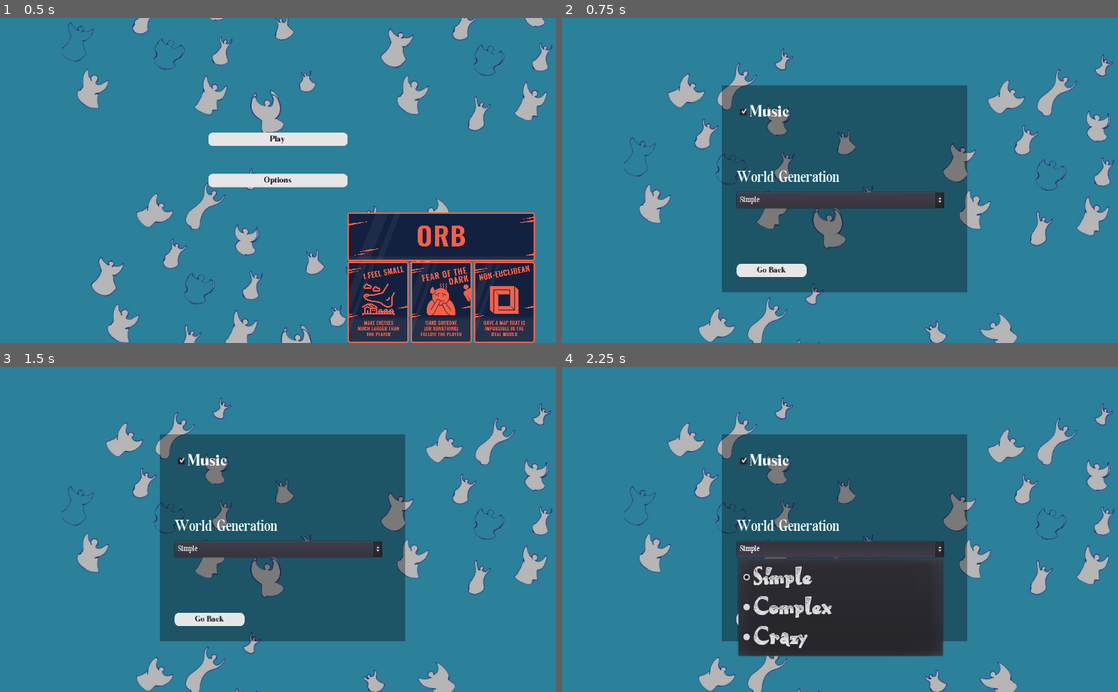
Above: before the commit, frames 1-4 (two rows, left to right).
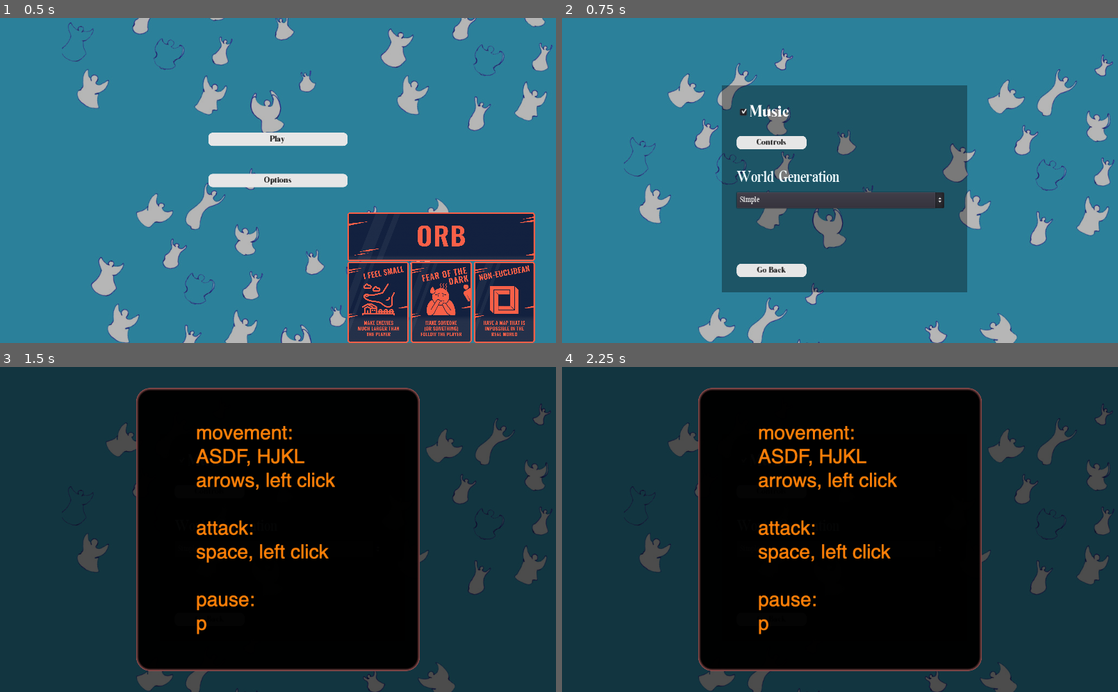
Above: after the commit, the same moments.

Repository: matheusfillipe/Unborn
Game: Godot game, scene res://scenes/Menu.tscn
The game is run twice, just before and just after one commit, with the same random seed, the same clock (stepped at 60 frames per second) and the same inputs. Sound files missing from this copy of the repository are replaced by a short silence.
Inputs (mouse positions are in pixels of both pictures, inside the frame that each line leads up to):
- Up to frame 1 (0.5 s): no input
- Up to frame 2 (0.75 s): click "Options" at 0.5 s
- Up to frame 3 (1.5 s): click (211, 490) at 1.25 s, where only the run after the commit has a clickable "Controls"
- Up to frame 4 (2.25 s): click "Simple" at 2 s

Frame 1 is identical in both runs. In frame 2, 0.5% of the frame differs, in the area x 31-44%, y 36-41%; in frame 3, 100%, in the area x 0-100%, y 0-100%; in frame 4, 100%.

Commit message:
Popup with controls

Diff:
--- a/scenes/Heaven.tscn
+++ b/scenes/Heaven.tscn
@@ -25,9 +25,9 @@
 [node name="Text" type="Label" parent="."]
 anchor_right = 1.0
 margin_left = 8.0
-margin_top = 271.0
+margin_top = 177.0
 margin_right = -12.0
-margin_bottom = 477.0
+margin_bottom = 383.0
 theme = ExtResource( 4 )
 align = 1
 autowrap = true
--- a/scenes/Hell.tscn
+++ b/scenes/Hell.tscn
@@ -29,9 +29,9 @@
 [node name="Text" type="Label" parent="."]
 anchor_right = 1.0
 margin_left = 8.0
-margin_top = 271.0
+margin_top = 173.0
 margin_right = -12.0
-margin_bottom = 477.0
+margin_bottom = 379.0
 theme = ExtResource( 4 )
 align = 1
 autowrap = true
--- a/scenes/Options.tscn
+++ b/scenes/Options.tscn
@@ -7,6 +7,7 @@
 [ext_resource path="res://resources/Intro.tres" type="Theme" id=5]
 [ext_resource path="res://scripts/OptionsMenu.gd" type="Script" id=6]
 [ext_resource path="res://resources/TiffanyLaurenceRegular-MVlpP.ttf" type="DynamicFontData" id=7]
+[ext_resource path="res://assets/helptransparent.png" type="Texture" id=8]
 
 [sub_resource type="DynamicFont" id=1]
 size = 30
@@ -15,6 +16,33 @@
 [sub_resource type="DynamicFont" id=5]
 size = 30
 font_data = ExtResource( 7 )
+
+[sub_resource type="DynamicFont" id=6]
+outline_size = 1
+use_mipmaps = true
+use_filter = true
+font_data = ExtResource( 1 )
+
+[sub_resource type="StyleBoxFlat" id=7]
+corner_radius_top_left = 8
+corner_radius_top_right = 8
+corner_radius_bottom_right = 8
+corner_radius_bottom_left = 8
+
+[sub_resource type="StyleBoxFlat" id=8]
+bg_color = Color( 0.282353, 0.282353, 0.282353, 1 )
+corner_radius_top_left = 8
+corner_radius_top_right = 8
+corner_radius_bottom_right = 8
+corner_radius_bottom_left = 8
+
+[sub_resource type="StyleBoxFlat" id=9]
+bg_color = Color( 0.905882, 0.905882, 0.905882, 1 )
+border_color = Color( 1, 0, 0, 1 )
+corner_radius_top_left = 8
+corner_radius_top_right = 8
+corner_radius_bottom_right = 8
+corner_radius_bottom_left = 8
 
 [sub_resource type="DynamicFont" id=2]
 outline_size = 1
@@ -34,6 +62,19 @@
 corner_radius_top_right = 8
 corner_radius_bottom_right = 8
 corner_radius_bottom_left = 8
+
+[sub_resource type="StyleBoxFlat" id=10]
+bg_color = Color( 0, 0, 0, 0.98 )
+border_width_left = 5
+border_width_top = 5
+border_width_right = 5
+border_width_bottom = 5
+border_color = Color( 0.572549, 0.309804, 0.309804, 1 )
+border_blend = true
+corner_radius_top_left = 25
+corner_radius_top_right = 25
+corner_radius_bottom_right = 25
+corner_radius_bottom_left = 25
 
 [node name="Options" type="Control"]
 anchor_right = 1.0
@@ -86,6 +127,26 @@
 items = [ "Simple", null, false, 0, null, "Complex", null, false, 1, null, "Crazy", null, false, 2, null ]
 selected = 0
 
+[node name="Controls" type="Button" parent="."]
+anchor_left = 0.5
+anchor_top = 0.5
+anchor_right = 0.5
+anchor_bottom = 0.5
+margin_left = -190.0
+margin_top = -82.0
+margin_right = -62.0
+margin_bottom = -58.0
+custom_colors/font_color_disabled = Color( 0, 0, 0, 1 )
+custom_colors/font_color_focus = Color( 0, 0, 0, 1 )
+custom_colors/font_color = Color( 0, 0, 0, 1 )
+custom_colors/font_color_hover = Color( 0, 0, 0, 1 )
+custom_colors/font_color_pressed = Color( 0, 0, 0, 1 )
+custom_fonts/font = SubResource( 6 )
+custom_styles/hover = SubResource( 7 )
+custom_styles/pressed = SubResource( 8 )
+custom_styles/normal = SubResource( 9 )
+text = "Controls"
+
 [node name="Back" type="Button" parent="."]
 anchor_left = 0.5
 anchor_top = 0.5
@@ -106,6 +167,26 @@
 custom_styles/normal = ExtResource( 2 )
 text = "Go Back"
 
+[node name="PopupDialog" type="PopupPanel" parent="."]
+anchor_left = 0.5
+anchor_top = 0.5
+anchor_right = 0.5
+anchor_bottom = 0.5
+margin_left = -260.0
+margin_top = -260.0
+margin_right = 260.0
+margin_bottom = 260.0
+custom_styles/panel = SubResource( 10 )
+
+[node name="TextureRect" type="TextureRect" parent="PopupDialog"]
+margin_left = 5.0
+margin_top = 5.0
+margin_right = 517.0
+margin_bottom = 517.0
+texture = ExtResource( 8 )
+
 [connection signal="toggled" from="Music" to="." method="_on_Music_toggled"]
 [connection signal="item_selected" from="OptionButton" to="." method="_on_OptionButton_item_selected"]
+[connection signal="pressed" from="Controls" to="." method="_on_Controls_pressed"]
 [connection signal="pressed" from="Back" to="." method="_on_Back_pressed"]
+[connection signal="popup_hide" from="PopupDialog" to="." method="_on_PopupDialog_popup_hide"]
--- a/scenes/main.tscn
+++ b/scenes/main.tscn
@@ -53,9 +53,11 @@
 [node name="ParallaxBackground" type="ParallaxBackground" parent="."]
 
 [node name="ParallaxLayer" type="ParallaxLayer" parent="ParallaxBackground"]
+visible = false
 motion_mirroring = Vector2( 2048, 2048 )
 
 [node name="Sprite" type="Sprite" parent="ParallaxBackground/ParallaxLayer"]
+visible = false
 texture = ExtResource( 6 )
 region_enabled = true
 region_rect = Rect2( 0, 0, 2048, 2048 )
@@ -65,8 +67,23 @@
 [node name="WorldEnvironment" type="WorldEnvironment" parent="."]
 environment = SubResource( 1 )
 
-[node name="Clouds" type="Sprite" parent="."]
-position = Vector2( 484, 0 )
+[node name="Backgrounds" type="Node2D" parent="."]
+position = Vector2( 484, 229 )
+
+[node name="Clouds" type="Sprite" parent="Backgrounds"]
+position = Vector2( 0, -833 )
+texture = ExtResource( 6 )
+
+[node name="Clouds2" type="Sprite" parent="Backgrounds"]
+position = Vector2( -2039, -833 )
+texture = ExtResource( 6 )
+
+[node name="Clouds3" type="Sprite" parent="Backgrounds"]
+position = Vector2( 0, 1215 )
+texture = ExtResource( 6 )
+
+[node name="Clouds4" type="Sprite" parent="Backgrounds"]
+position = Vector2( -2039, 1215 )
 texture = ExtResource( 6 )
 
 [node name="Checkpoints" type="Node2D" parent="."]
@@ -77,7 +94,7 @@
 polygon = PoolVector2Array( 3827, -786, 3813, -772, 3935, -647, 3814, -516, 3822, -497, 3947, -633, 4282, -422, 4282, -447 )
 
 [node name="Player" parent="." groups=["orbs"] instance=ExtResource( 3 )]
-position = Vector2( 3499, -621 )
+position = Vector2( -407, 927 )
 collision_brightness_multiplier = 1.2
 
 [node name="Orbs" type="Node2D" parent="."]
--- a/scripts/OptionsMenu.gd
+++ b/scripts/OptionsMenu.gd
@@ -25,3 +25,16 @@
 	Global.stop_music_player()
 	if not button_pressed and Global.current_music != null:
 		Global.play_music(Global.current_music)
+
+
+
+func _on_PopupDialog_popup_hide():
+	Global.play(Global.SFX.tick)
+	$TextureRect.modulate = Color(1, 1, 1, 1)
+	$PopupDialog.visible = false
+
+func _on_Controls_pressed():
+	Global.play(Global.SFX.tick)
+	if not $PopupDialog.visible:
+		$TextureRect.modulate = Color(0.3, 0.3, 0.3, 1)
+		$PopupDialog.popup_centered()
--- a/scripts/Outro.gd
+++ b/scripts/Outro.gd
@@ -34,7 +34,7 @@
 
 
 func _ready():
-	Global.play_music_once(Global.Music.end)
+	Global.play_music_once(Global.Music.intro)
 	randomize()
 	texts[4] += lives[randi() % len(lives)]
 	nextlabel()
--- a/scripts/main.gd
+++ b/scripts/main.gd
@@ -336,7 +336,7 @@
 	Global.delete_children($Spirits)
 	Global.delete_children($Orbs)
 	Global.delete_children($Enemies)
-	$Clouds.queue_free()
+	$Backgrounds.queue_free()
 
 
 func on_checkpoint(body: Node):
@@ -355,6 +355,9 @@
 	checkpoint_locked = false
 
 func initialize_counter(color=null):
+	if not has_left_safe_area:
+		return
+
 	var map = current_map.global_position
 	if not map in Global.spirit_counter:
 		Global.spirit_counter[map] = {}
@@ -368,6 +371,9 @@
 
 
 func on_player_spirit_kill(color, _size):
+	if not has_left_safe_area:
+		return
+
 	var map = initialize_counter(color)
 	Global.spirit_counter[map][scenery][color] += 1
 
Not shown: 1 places in scenes/Options.tscn that only renumber resources
